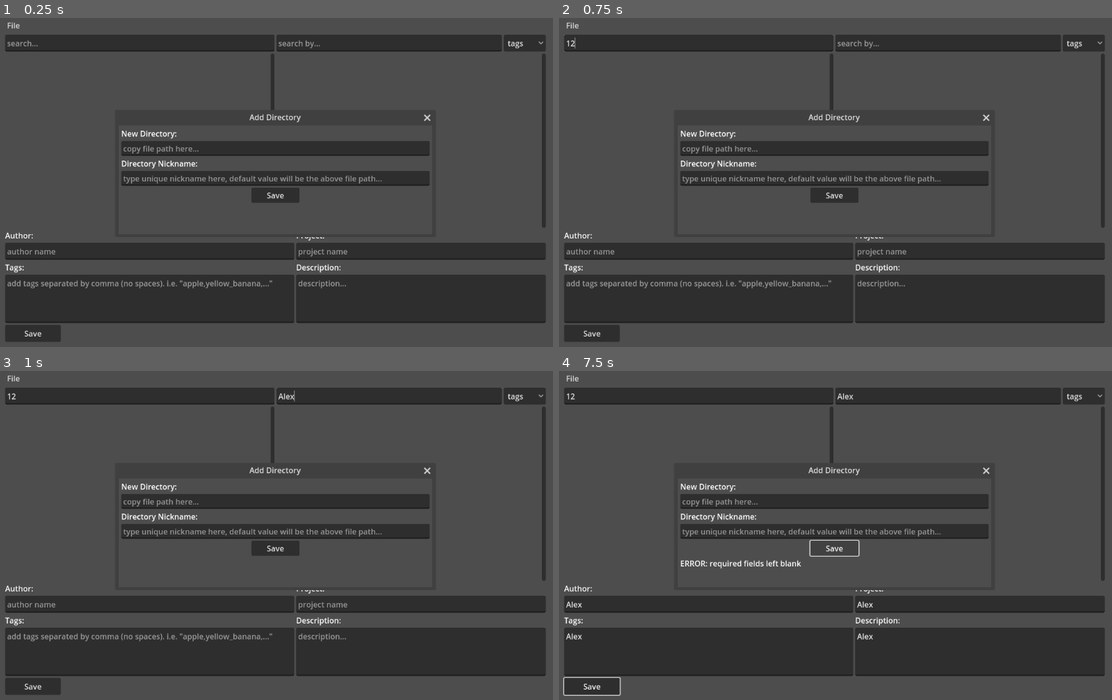
Above: before the commit, frames 1-4 (two rows, left to right).
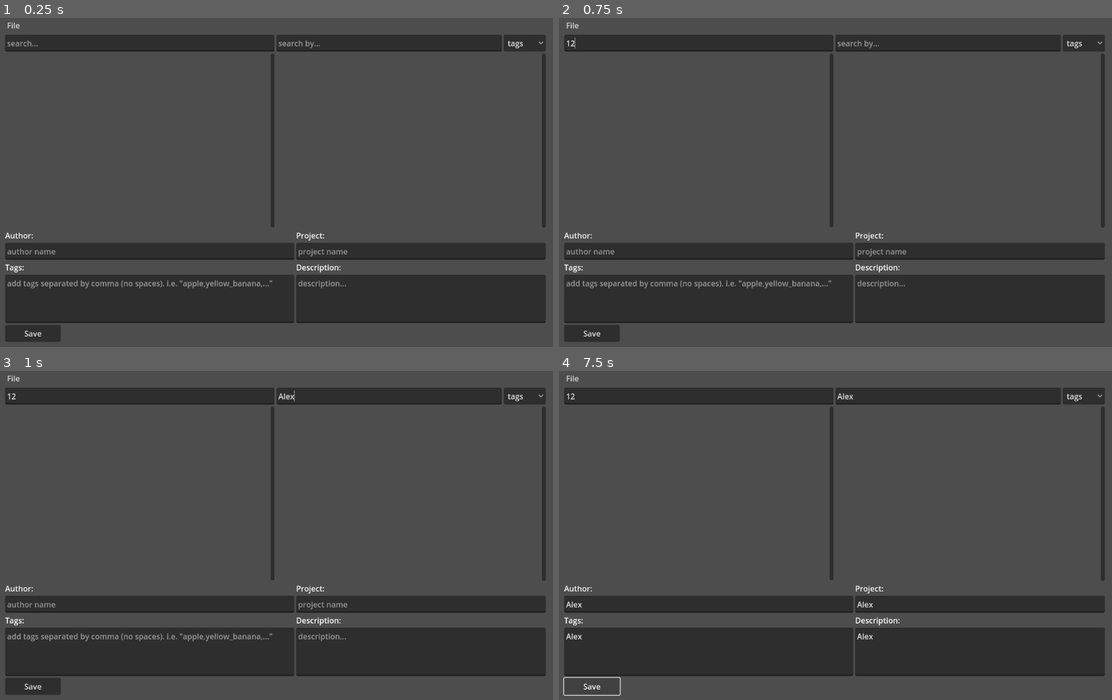
Above: after the commit, the same moments.

Repository: samwyatta/P01.pseudo_database
Game: Godot game, scene res://database_ui.tscn
Same seed, same stepped clock (60 frames per second), same inputs: the game is played once before the commit and once after it.
Inputs (mouse positions are in pixels of both pictures, inside the frame that each line leads up to):
- Up to frame 1 (0.25 s): no input
- Up to frame 2 (0.75 s): click (697, 44) at 0.52 s; type "12" at 0.6 s
- Up to frame 3 (1 s): click (387, 397) at 0.75 s; type "Alex" at 0.83 s; click (149, 604) at 0.98 s
- Up to frame 4 (7.5 s): type "Alex" at 1.07 s; click (708, 650) at 1.27 s; type "Alex" at 1.35 s; click (979, 604) at 1.5 s; type "Alex" at 1.58 s; click (979, 650) at 1.73 s; type "Alex" at 1.82 s; click "File" at 2 s; click "tags" at 2.75 s; click "File" at 3.5 s; click "tags" at 4.25 s; click "File" at 5 s; click "tags" at 5.75 s; click "Save" at 6.5 s; click "Save" at 7.25 s

The runs differ from the first frame. In frame 1, 5.4% of the frame differs, in the area x 21-78%, y 29-67%; in frame 2, 5.4%; in frame 3, 5.4%; in frame 4, 5.4%.
Error before the commit: Attempt to call function 'store_string' in base 'null instance' on a null instance. (res://database.gd:110)
Error after the commit: Attempt to call function 'store_string' in base 'null instance' on a null instance. (res://database.gd:113)

Commit message:
02212025
Did a little work on the change/save directory logic

Diff:
--- a/pseudo-database/database.gd
+++ b/pseudo-database/database.gd
@@ -5,7 +5,6 @@
 var save_directory_string: String = r"D:\TestDir2"
 var main_directory_string: String = ""
 
-var saved_directories: Dictionary
 var local_save_path: String = r"res://pdbsave.json"
 
 var author_dict: Dictionary = {}
@@ -14,6 +13,10 @@
 var tags_dict_arrayified: Dictionary = {}
 var tags_bad_characters: String= r" !@#$%^&*()-+=<>?/\|{}[];':1234567890`~"
 var description_dict: Dictionary = {}
+
+#Variables for the saving and changing directory logic:
+var saved_directories: Dictionary
+var selected_directory_button_string: String
 
 var active_string: String
 var active_dictionary: Dictionary
@@ -232,12 +235,24 @@
 func make_saved_directories_window_visible() -> void:
 	%SavedDirectoriesWindow.show()
 
+func set_selected_directory(button_text) -> void:
+	var buttons_array = %NicknameButtonsVBoxContainer.get_children()
+	for button in buttons_array:
+		if button.text == button_text:
+			continue
+		else:
+			button.set_pressed(false)
+	selected_directory_button_string = saved_directories[button_text]
+	print(selected_directory_button_string)
+
 func populate_saved_directory_window() -> void:
 	for key in saved_directories:
 		var button = Button.new()
 		button.text = str(key)
 		button.set_theme(file_button_theme)
 		button.alignment = HORIZONTAL_ALIGNMENT_LEFT
+		button.toggle_mode = true
+		button.button_down.connect(set_selected_directory.bind(button.text))
 		var label = Label.new()
 		label.text = saved_directories[key]
 		%NicknameButtonsVBoxContainer.add_child(button)
@@ -294,3 +309,19 @@
 
 func _on_saved_directories_window_close_requested() -> void:
 	%SavedDirectoriesWindow.hide()
+	selected_directory_button_string = ""
+	print(selected_directory_button_string)
+	var buttons = %NicknameButtonsVBoxContainer.get_children()
+	for button in buttons:
+		button.queue_free()
+	var labels = %FilePathLabelsVBoxContainer.get_children()
+	for label in labels:
+		label.queue_free()
+
+
+func _on_open_saved_directory_button_pressed() -> void:
+	if selected_directory_button_string == "":
+		print("no directory selected")
+		return
+	main_directory = selected_directory_button_string
+	print(main_directory)
--- a/pseudo-database/database_ui.tscn
+++ b/pseudo-database/database_ui.tscn
@@ -255,6 +255,7 @@
 title = "Add Directory"
 initial_position = 4
 size = Vector2i(650, 225)
+visible = false
 
 [node name="MarginContainer" type="MarginContainer" parent="NewDirectoryWindow"]
 anchors_preset = 10
@@ -362,3 +363,4 @@
 [connection signal="close_requested" from="NewDirectoryWindow" to="." method="_on_new_directory_window_close_requested"]
 [connection signal="pressed" from="NewDirectoryWindow/MarginContainer/VBoxContainer/NewDirectorySaveButton" to="." method="_on_new_directory_save_button_pressed"]
 [connection signal="close_requested" from="SavedDirectoriesWindow" to="." method="_on_saved_directories_window_close_requested"]
+[connection signal="pressed" from="SavedDirectoriesWindow/MarginContainer/VBoxContainer/OpenDeleteButtonsHBoxContainer/OpenSavedDirectoryButton" to="." method="_on_open_saved_directory_button_pressed"]
